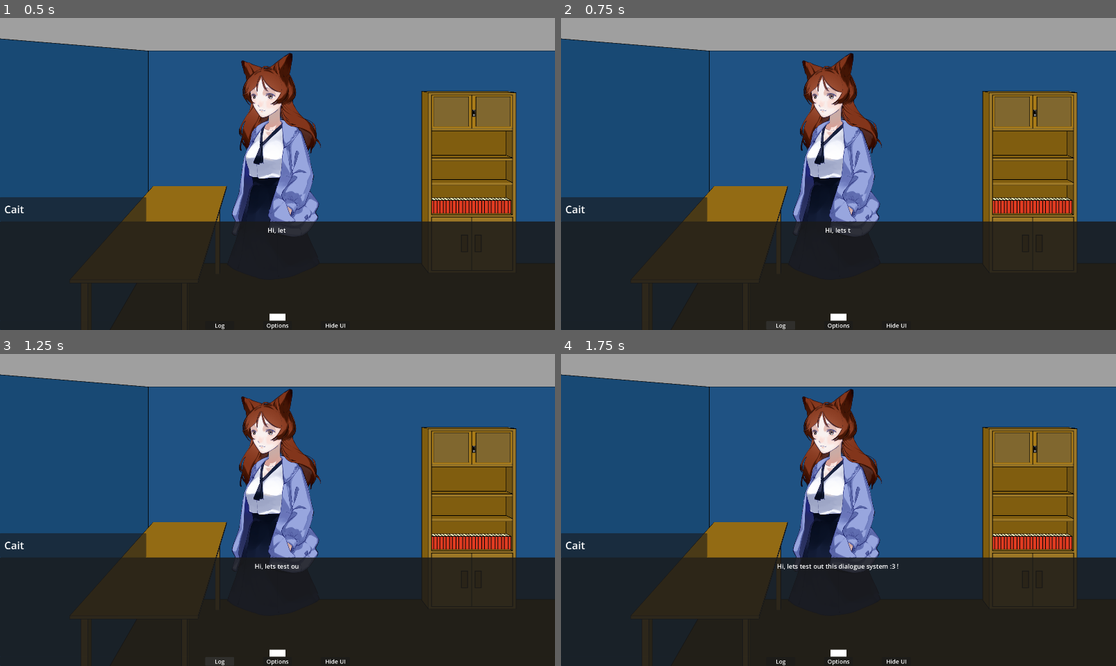
Above: before the commit, frames 1-4 (two rows, left to right).
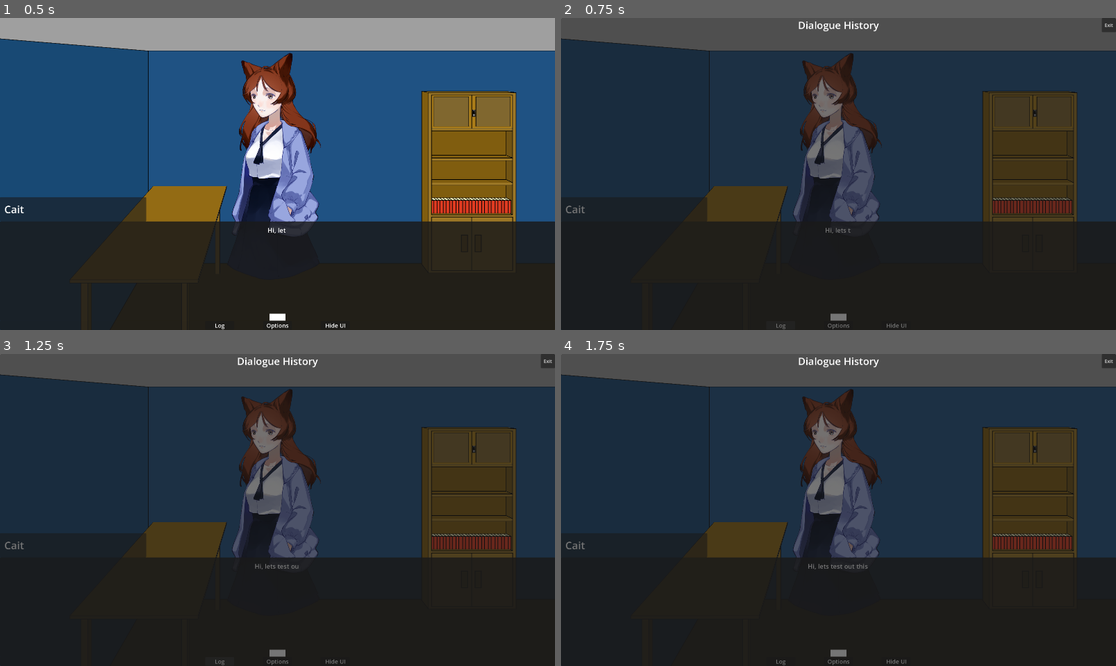
Above: after the commit, the same moments.

Repository: IIIIDizzleIIII/GodotDialogueTool
Game: Godot game, scene res://DialogueScene.tscn
The game is run twice, just before and just after one commit, with the same random seed, the same clock (stepped at 60 frames per second) and the same inputs.
Inputs (mouse positions are in pixels of both pictures, inside the frame that each line leads up to):
- Up to frame 1 (0.5 s): no input
- Up to frame 2 (0.75 s): click "Log" at 0.5 s
- Up to frame 3 (1.25 s): no input
- Up to frame 4 (1.75 s): click (838, 506) at 1.25 s

Frame 1 is identical in both runs. In frame 2, 62% of the frame differs, in the area x 0-100%, y 0-100%; in frame 3, 62%; in frame 4, 62%.

Commit message:
History Log

Diff:
--- a/DialogueScene.tscn
+++ b/DialogueScene.tscn
@@ -21,6 +21,9 @@
 
 [sub_resource type="LabelSettings" id="LabelSettings_gtste"]
 font_size = 36
+
+[sub_resource type="LabelSettings" id="LabelSettings_bdddm"]
+font_size = 35
 
 [node name="DialogueScene" type="Control" unique_id=1922153073 node_paths=PackedStringArray("start_dialogue")]
 layout_mode = 3
@@ -284,4 +287,42 @@
 offset_bottom = 1048.0
 flat = true
 
+[node name="HistoryLog" type="Panel" parent="." unique_id=225036723]
+visible = false
+layout_mode = 0
+offset_right = 1920.0
+offset_bottom = 1080.0
+
+[node name="ExitButton" type="Button" parent="HistoryLog" unique_id=2134829929]
+layout_mode = 0
+offset_left = 1871.0
+offset_right = 1920.0
+offset_bottom = 49.0
+text = "Exit"
+
+[node name="Title" type="Label" parent="HistoryLog" unique_id=1029545339]
+layout_mode = 1
+anchors_preset = 5
+anchor_left = 0.5
+anchor_right = 0.5
+offset_left = -140.0
+offset_right = 140.0
+offset_bottom = 49.0
+grow_horizontal = 2
+text = "Dialogue History"
+label_settings = SubResource("LabelSettings_bdddm")
+
+[node name="Scroll" type="ScrollContainer" parent="HistoryLog" unique_id=428549048]
+layout_mode = 0
+offset_left = 8.0
+offset_top = 57.0
+offset_right = 1913.0
+offset_bottom = 1056.0
+
+[node name="VBox" type="VBoxContainer" parent="HistoryLog/Scroll" unique_id=566935013]
+layout_mode = 2
+theme_override_constants/separation = 10
+
+[connection signal="pressed" from="MainBox/Ribbon/HBoxContainer/LogButton" to="." method="OpenLog"]
 [connection signal="pressed" from="ContinueButton" to="." method="ContinuePressed"]
+[connection signal="pressed" from="HistoryLog/ExitButton" to="." method="CloseLog"]
--- a/DialogueSystem.gd
+++ b/DialogueSystem.gd
@@ -13,17 +13,25 @@
 var choices_menu:Panel = get_node("DialogueChoices")
 @onready
 var choices_container:VBoxContainer = get_node("DialogueChoices/Scroll/VBox")
+@onready
+var history_menu:Panel = get_node("HistoryLog")
+@onready
+var history_container:VBoxContainer = get_node("HistoryLog/Scroll/VBox")
 #endregion
+
+var history_entry_scene = preload("res://HistoryEntry.tscn")
+
+
+@export
+var start_dialogue:DialogueEvent
 
 @export_subgroup("Settings")
 @export
 var typewriter_short_delay:float = 0.7
 @export
 var typewriter_long_delay:float = 1.5
+@export_subgroup("")
 
-@export_subgroup("")
-@export
-var start_dialogue:DialogueEvent
 var current_dialogue:DialogueEvent
 
 var typewriter:Node
@@ -32,6 +40,7 @@
 signal typewriter_ended
 signal dialogue_ended
 
+var history_menu_open:bool = false
 var continue_pressed:bool = false
 
 
@@ -41,6 +50,7 @@
 		LoadDialogueEvent(current_dialogue)
 		StartTypewriter()
 		await typewriter_ended
+		AddHistoryEntry(current_dialogue)
 
 		awaiting_dialogue = true
 		await dialogue_ended
@@ -50,6 +60,25 @@
 			pass
 		else:
 			current_dialogue = current_dialogue.next_node
+
+func OpenLog():
+	history_menu_open = true
+	history_menu.visible = true
+
+func CloseLog():
+	history_menu_open = false
+	history_menu.visible = false
+
+func AddHistoryEntry(dialogue_node:DialogueEvent):
+	var new_entry = history_entry_scene.instantiate()
+	new_entry.get_node("Name").text = dialogue_node.speaker_name
+	new_entry.get_node("Dialogue").text = dialogue_node.dialogue
+	new_entry.custom_minimum_size.y += (
+		new_entry.get_node("Dialogue").get_line_count()
+		+new_entry.get_node("Dialogue").text.count("\n")
+		)*53
+
+	history_container.add_child(new_entry)
 
 func StartTypewriter():
 	typewriter = Typewriter.new()
@@ -63,7 +92,7 @@
 	typewriter.Typewrite()
 
 func EndTypewriter():
-	typewriter.free()
+	typewriter.queue_free()
 	dialogue_box.text = current_dialogue.dialogue
 	typewriter_ended.emit()
 
@@ -91,4 +120,9 @@
 			EndTypewriter()
 		elif awaiting_dialogue == true:
 			dialogue_ended.emit()
+	if Input.is_action_just_pressed("History"):
+		if history_menu_open == false:
+			OpenLog()
+		else:
+			CloseLog()
 	continue_pressed = false
--- /dev/null
+++ b/HistoryEntry.tscn
@@ -0,0 +1,25 @@
+[gd_scene format=3 uid="uid://dhuh18ocr1o1p"]
+
+[sub_resource type="LabelSettings" id="LabelSettings_vmb8j"]
+font_size = 38
+
+[node name="HistoryEntry" type="Panel" unique_id=1820236099]
+custom_minimum_size = Vector2(1890, 27)
+
+[node name="Name" type="Label" parent="." unique_id=1515238900]
+layout_mode = 0
+offset_right = 40.0
+offset_bottom = 23.0
+text = "Firstname Lastname"
+
+[node name="Dialogue" type="Label" parent="." unique_id=821639842]
+layout_mode = 1
+anchors_preset = 2
+anchor_top = 1.0
+anchor_bottom = 1.0
+offset_top = -53.0
+offset_right = 1890.0
+grow_vertical = 0
+text = "Example text"
+label_settings = SubResource("LabelSettings_vmb8j")
+autowrap_mode = 3
--- a/project.godot
+++ b/project.godot
@@ -28,6 +28,13 @@
 "events": [Object(InputEventKey,"resource_local_to_scene":false,"resource_name":"","device":-1,"window_id":0,"alt_press …(191 unchanged characters)…
 , Object(InputEventKey,"resource_local_to_scene":false,"resource_name":"","device":-1,"window_id":0,"alt_pressed":false …(186 unchanged characters)…
 , Object(InputEventKey,"resource_local_to_scene":false,"resource_name":"","device":-1,"window_id":0,"alt_pressed":false …(183 unchanged characters)…
+, Object(InputEventJoypadButton,"resource_local_to_scene":false,"resource_name":"","device":-1,"button_index":0,"pressure":0.0,"pressed":true,"script":null)
+]
+}
+History={
+"deadzone": 0.2,
+"events": [Object(InputEventKey,"resource_local_to_scene":false,"resource_name":"","device":-1,"window_id":0,"alt_pressed":false,"shift_pressed":false,"ctrl_pressed":false,"meta_pressed":false,"pressed":false,"keycode":0,"physical_keycode":72,"key_label":0,"unicode":104,"location":0,"echo":false,"script":null)
+, Object(InputEventJoypadButton,"resource_local_to_scene":false,"resource_name":"","device":-1,"button_index":3,"pressure":0.0,"pressed":true,"script":null)
 ]
 }
 
